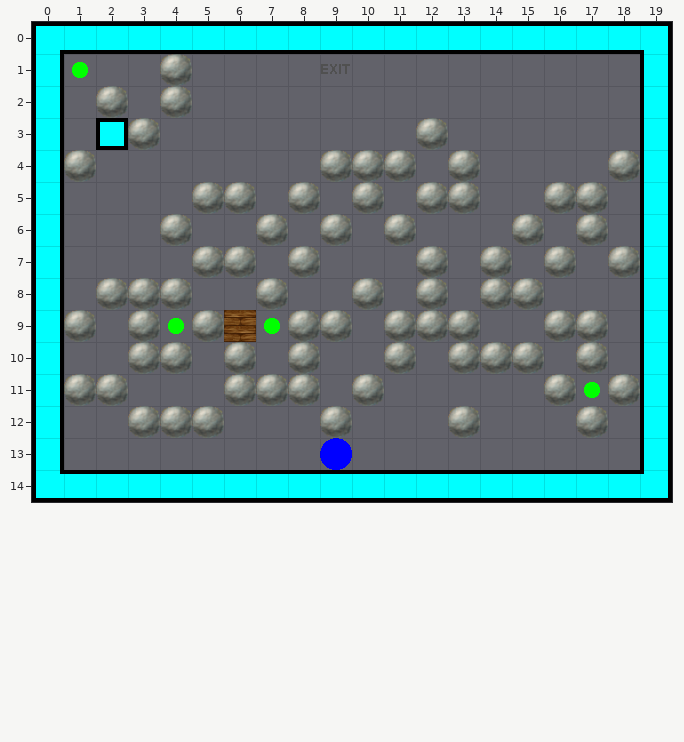
Tiled map, stored at Levels/level09.tmx. Above, as it was before the edit.
Cells are 32x32 px. Shown: x 0..19, y 0..14.
After the commit:
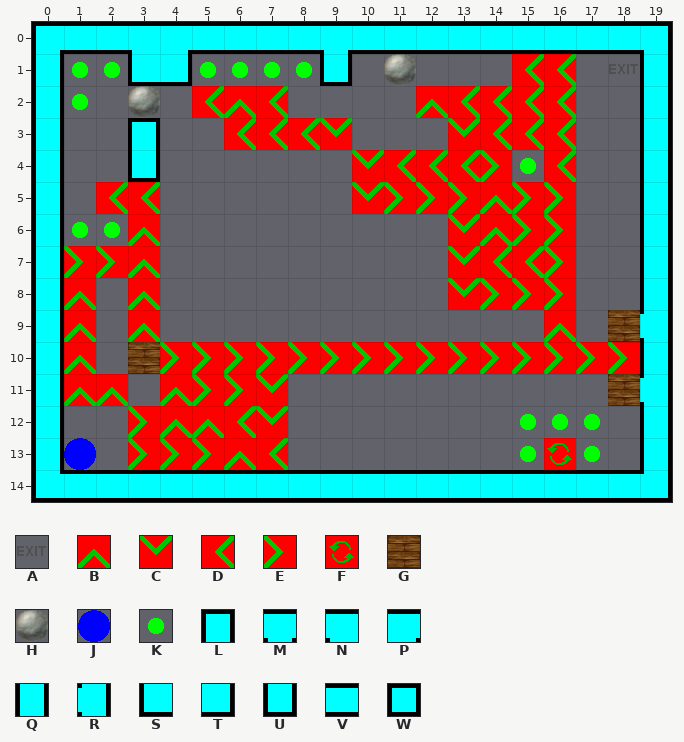
Key: from "Layer0": A 0, B 8, C 9, D 10, E 11, F 13; from "Layer1": G 0; from "Layer2": H 0; from "Layer3": J 0, K 1; from "Walls": L 3, M 5, N 7, P 8, Q 14, R 17, S 22, T 24, U 25, V 34, W 36.
_ is an empty cell.
Tiles replaced or removed in this view: A, G, H, J, K, Q, V, W.
Change:
Changed rows in their new state; . is an unchanged cell.
Layer "Layer 0":
first column x 1:
 0 ..NP....M..........
 1 ..ST....U.....DD.A.
 2 ....DBD....BDDDD...
 3 ._L..DDDC...CDDD...
 4 ..U......CDDDE.D...
 5 .DD......CEEEBEE...
 6 ..B.........CBEE...
 7 EEB.........CDDE...
 8 B.B.........CEEE...
 9 B.B.._.........B..R
10 B..EEEEEEEEEEEEEEE.
11 BB.BEEC...........R
12 ..EBBDC............
13 ..EEEBD........F...
Layer "Layer 1":
first column x 3:
 9 ..._...........G
10 G...............
11 ...............G
Layer "Layer 2":
first column x 1:
 1 ..._......H.......
 2 ._H_..............
 3 .._........_......
 4 _.......___._...._
 5 ....__._._.__..__.
 6 ..._.._._._..._._.
 7 ....__._..._._._._
 8 .___.._.._._.__...
 9 _._._..__.___..__.
10 ..__._._.._.___._.
11 __...___._....._._
12 ..___..._..._..._.
Layer "Layer 3":
first column x 1:
 1 .K..KKKK.........
 2 K................
 4 ..............K..
 6 KK...............
 9 ..._.._..........
11 ................_
12 ..............KKK
13 J......._.....K.K
Changed places in both pictures, as pixel boxes (x1, y1, x2, y2):
changed: (64, 50, 644, 470)
